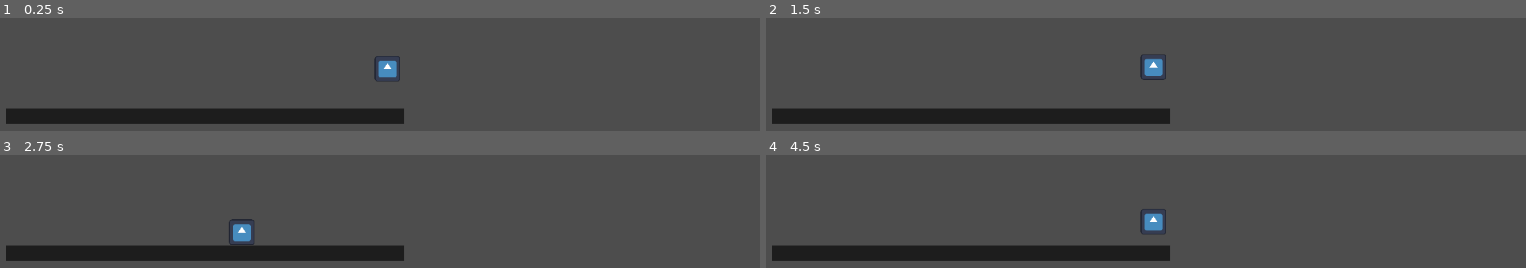
Above: before the commit, frames 1-4 (two rows, left to right).
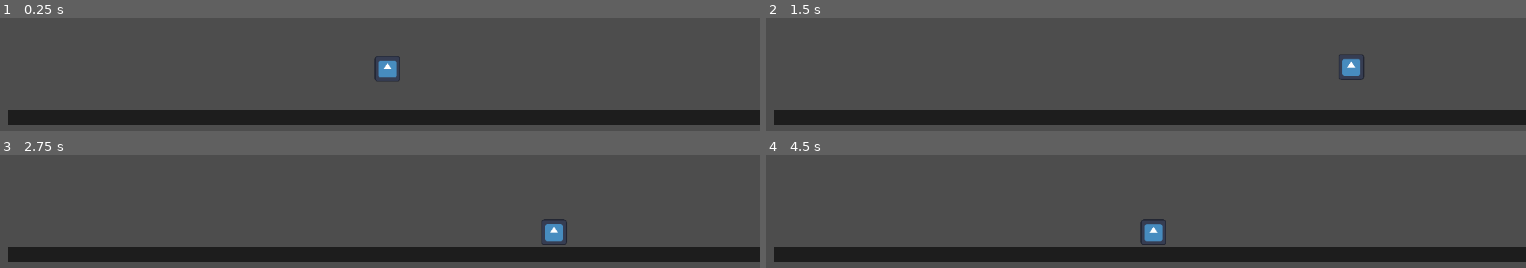
Above: after the commit, the same moments.

Repository: danigeri/Brackeys-Game-Jam
Game: Godot game, scene res://GameLoop/game_loop.tscn
Two runs of this game, one before a commit and one after it. Both use one fixed random seed, a clock stepped at 60 frames per second and the inputs below. The engine's default icon, where the game draws it, is replaced by a stand-in: a white triangle on a blue panel in a dark square.
Inputs:
- Up to frame 1 (0.25 s): no input
- Up to frame 2 (1.5 s): hold Right (right) from 0.53 s (still down); tap Up (up) at 0.77 s
- Up to frame 3 (2.75 s): tap Up (up) at 1.52 s; release Right (right) at 2.03 s; hold Left (left) from 2.03 s (still down)
- Up to frame 4 (4.5 s): release Left (left) at 2.78 s; hold Right (right) 2.78-4.28 s; tap Up (up) at 3.02, 3.77 s; tap R (restart) at 4.15 s; hold Left (left) from 4.28 s (still down)

The runs differ from the first frame. In frame 1, 7.2% of the frame differs, in the area x 0-100%, y 80-95%; in frame 2, 8.1%; in frame 3, 8.2%, in the area x 0-100%, y 56-95%; in frame 4, 7.8%.

Commit message:
WAA balra es jobbra is

Diff:
--- a/GameLoop/input_record.gd
+++ b/GameLoop/input_record.gd
@@ -1,6 +1,8 @@
 class_name InputRecord
 
-enum InputType {LEFT_RELEASE, LEFT_PRESS, RIGHT, UP, DOWN}
+enum InputType {LEFT_PRESS, LEFT_RELEASE,
+				RIGHT_PRESS, RIGHT_RELEASE,
+				UP}
 
 var timi : int
 var input_type : InputType
--- a/GameLoop/platform.tscn
+++ b/GameLoop/platform.tscn
@@ -1,15 +1,17 @@
 [gd_scene format=3 uid="uid://dsqrnlt3pcjme"]
 
 [sub_resource type="RectangleShape2D" id="RectangleShape2D_t2325"]
-size = Vector2(574, 22)
+size = Vector2(1148, 22)
 
 [node name="Platform" type="StaticBody2D" unique_id=1490003990]
 
 [node name="CollisionShape2D" type="CollisionShape2D" parent="." unique_id=630316397]
-position = Vector2(287, 11)
+position = Vector2(574, 11)
 shape = SubResource("RectangleShape2D_t2325")
 
 [node name="ColorRect" type="ColorRect" parent="." unique_id=759252289]
-offset_right = 574.0
-offset_bottom = 22.0
+offset_left = 3.0
+offset_top = 2.0
+offset_right = 1158.0
+offset_bottom = 24.0
 color = Color(0.1148968, 0.11489681, 0.1148968, 1)
--- a/GameLoop/player.gd
+++ b/GameLoop/player.gd
@@ -13,6 +13,7 @@
 var starting_position
 
 var left_button_is_down: bool = false
+var right_button_is_down: bool = false
 
 func _ready() -> void:
 	starting_position = position
@@ -30,6 +31,8 @@
 		velocity.y = JUMP_VELOCITY
 	elif input == InputRecord.InputType.LEFT_PRESS or input == InputRecord.InputType.LEFT_RELEASE:
 		left_button_is_down = (input == InputRecord.InputType.LEFT_PRESS)
+	elif input == InputRecord.InputType.RIGHT_PRESS or input == InputRecord.InputType.RIGHT_RELEASE:
+		right_button_is_down = (input == InputRecord.InputType.RIGHT_PRESS)
 
 
 func _physics_process(delta: float) -> void:
@@ -40,17 +43,24 @@
 	var current_timi = Time.get_ticks_usec() - restart_pressed_timi
 	# Handle jump.
 	if not is_ghost_mode:
+
 		if Input.is_action_just_pressed("up") and is_on_floor():
 			velocity.y = JUMP_VELOCITY
 			_save_record(InputRecord.InputType.UP, current_timi)
+
 		if Input.is_action_just_pressed("left"):
 			_save_record(InputRecord.InputType.LEFT_PRESS, current_timi)
 			_play_input(InputRecord.InputType.LEFT_PRESS)
 		if Input.is_action_just_released("left"):
 			_save_record(InputRecord.InputType.LEFT_RELEASE, current_timi)
 			_play_input(InputRecord.InputType.LEFT_RELEASE)
+
 		if Input.is_action_just_pressed("right"):
-			_save_record(InputRecord.InputType.RIGHT, current_timi)
+			_save_record(InputRecord.InputType.RIGHT_PRESS, current_timi)
+			_play_input(InputRecord.InputType.RIGHT_PRESS)
+		if Input.is_action_just_released("right"):
+			_save_record(InputRecord.InputType.RIGHT_RELEASE, current_timi)
+			_play_input(InputRecord.InputType.RIGHT_RELEASE)
 	else:
 		for i in range(record_index, records.size()):
 			var current_record = records[record_index]
@@ -59,15 +69,22 @@
 				record_index+=1
 
 	if Input.is_action_just_pressed("restart"):
-		restart_pressed_timi = current_timi
+		restart_pressed_timi = Time.get_ticks_usec()
 		is_ghost_mode = true
 		position = starting_position
+		record_index = 0
+		left_button_is_down = false
+		right_button_is_down = false
+		_save_record(InputRecord.InputType.LEFT_RELEASE, current_timi)
+		_save_record(InputRecord.InputType.RIGHT_RELEASE, current_timi)
 		# player to begining
 
 	# Get the input direction and handle the movement/deceleration.
 	# As good practice, you should replace UI actions with custom gameplay actions.
-	if left_button_is_down:
+	if left_button_is_down and not right_button_is_down:
 		velocity.x = -1 * SPEED
+	elif right_button_is_down and not left_button_is_down:
+		velocity.x = 1 * SPEED
 	else:
 		velocity.x = move_toward(velocity.x, 0, SPEED)
 
